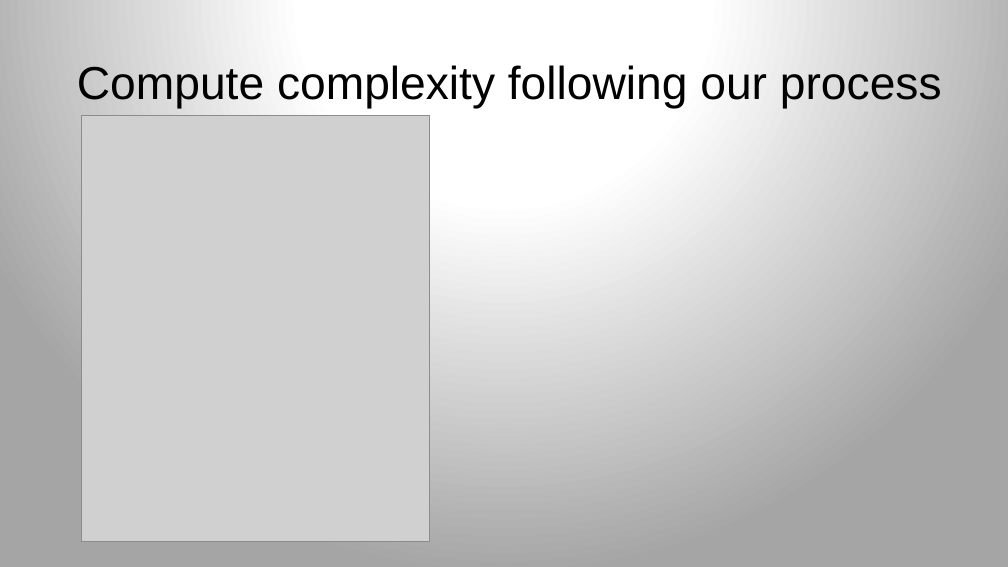
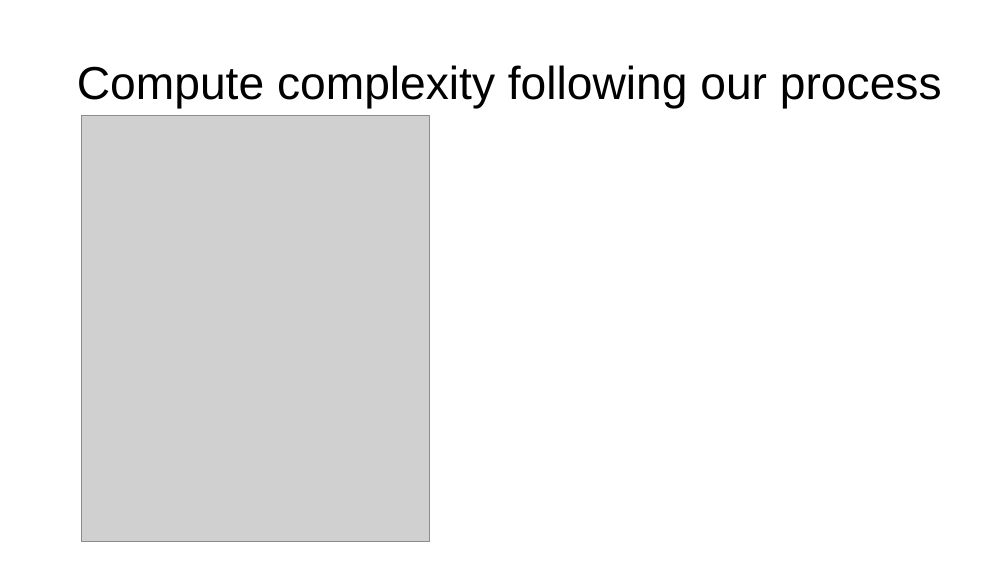
Before and after one commit to parrt/msds689, a slide deck: slide 25 of notes/complexity.pptx. Drawn at 1008x567 pixels with LibreOffice and Linux fonts; fonts in the diff are those of the drawing; grey boxes stand for pictures; background and template pictures are left out. Boxes give left, top, right and bottom in pixels: in the first picture for what was removed or moved away, otherwise in the second. Text is boxed around its words. In the diff, an @@ line names an element or a change of style, - is before the commit and + after.

```diff
--- a/notes/complexity.pptx
+++ b/notes/complexity.pptx
@@ background gradient #FFFFFF to #A5A5A5 to #FFFFFF @@
```
Also in this commit, not shown: 26 other slides changed, 8 other files.
